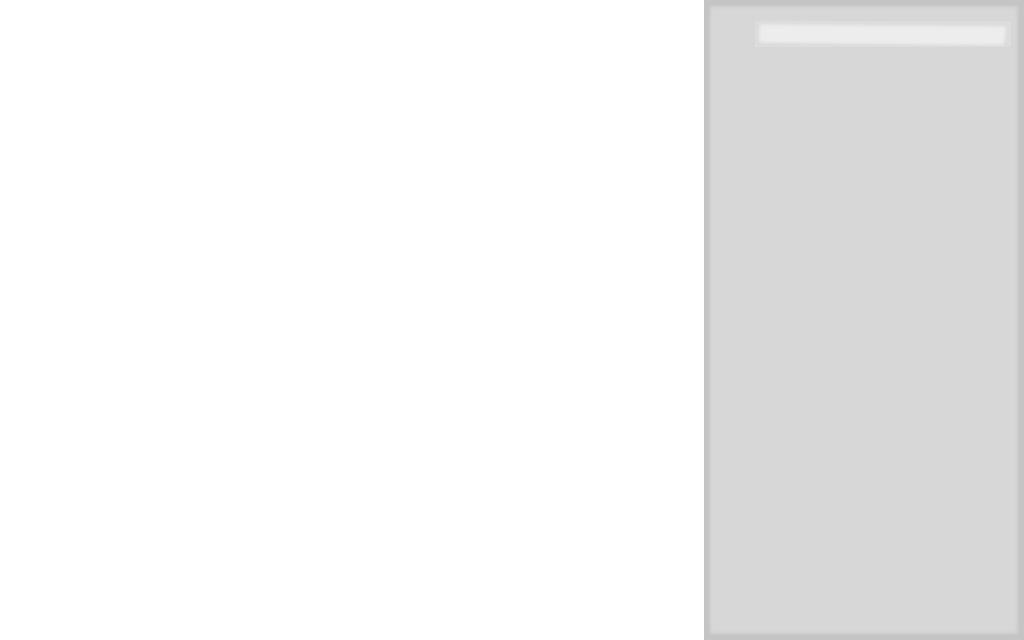
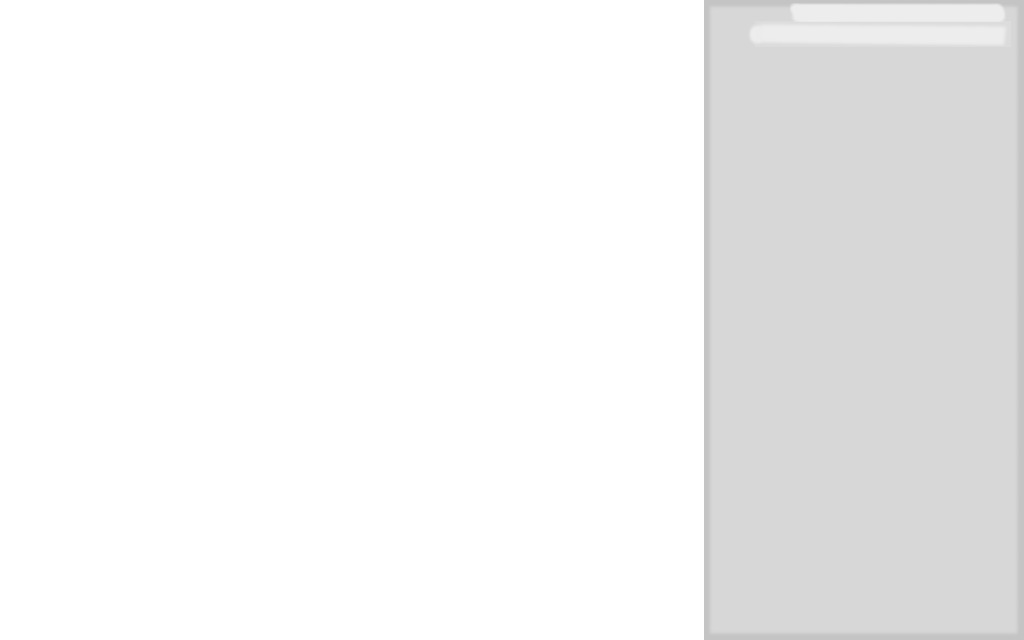
Two versions of the same layered image (1024x640). Layer-by-layer changes:
added layer "Text Input Filename" above "Text Input Tile" over <box>790,3,1006,22</box>
painted on "Text Input Tile" over <box>749,24,761,45</box>
